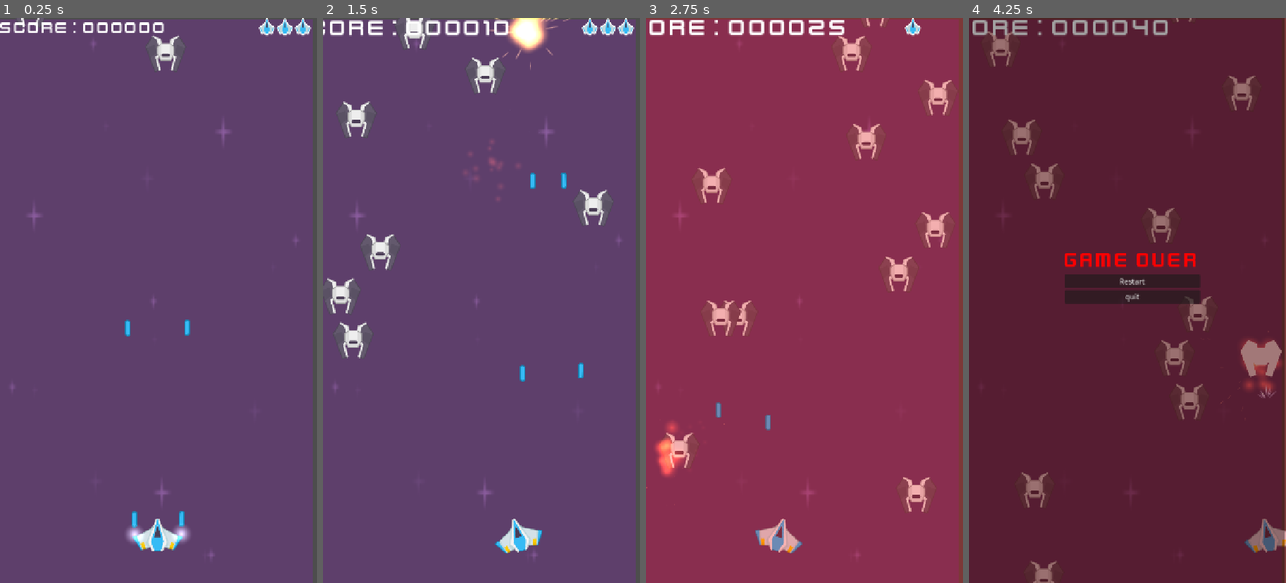
Above: before the commit, frames 1-4 (left to right).
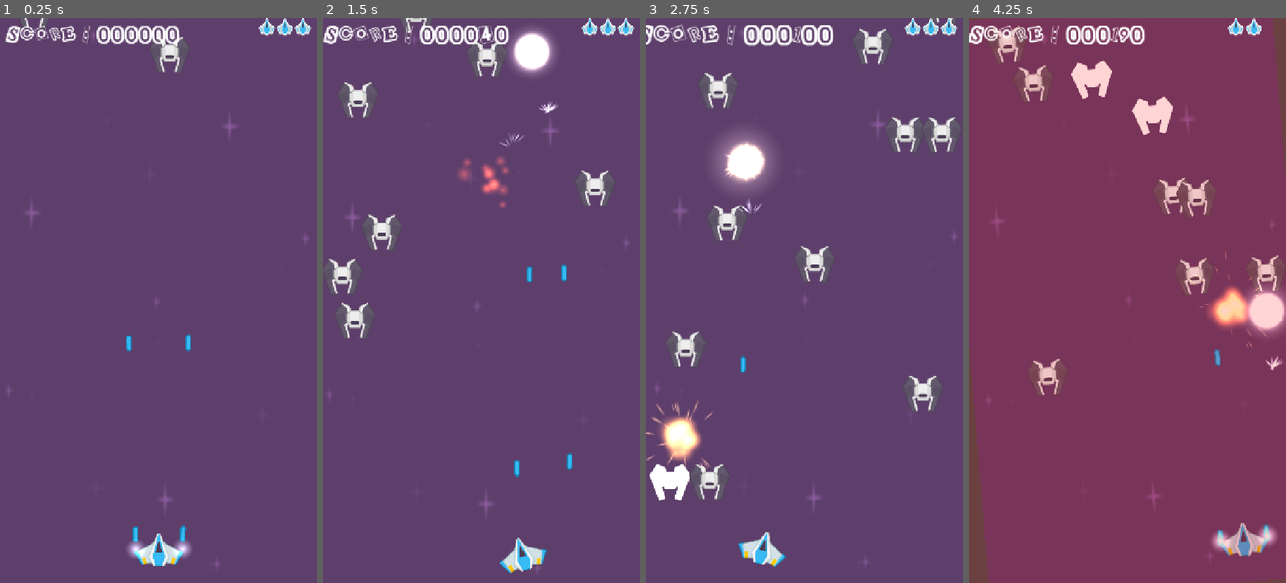
Above: after the commit, the same moments.

Repository: Arsene345/2D-Space-Shooter
Game: Godot game, scene res://Scenes/main.tscn
Same seed, same stepped clock (60 frames per second), same inputs: the game is played once before the commit and once after it.
Inputs (mouse positions are in pixels of both pictures, inside the frame that each line leads up to):
- Up to frame 1 (0.25 s): no input
- Up to frame 2 (1.5 s): move the mouse to (551, 272) at 0.52 s; hold D (move_right) 0.53-1.28 s; hold Right mouse button (touch) 0.53-1.28 s; move the mouse to (418, 328) at 1.27 s; hold Q (move_left) from 1.28 s (still down); right-click (418, 328) at 1.35 s
- Up to frame 3 (2.75 s): move the mouse to (836, 176) at 2.02 s; release Q (move_left) at 2.03 s; hold D (move_right) from 2.03 s (still down); hold Right mouse button (touch) from 2.03 s (still down)
- Up to frame 4 (4.25 s): move the mouse to (1111, 413) at 2.77 s; release Right mouse button (touch) at 2.78 s; right-click (1111, 413) at 2.85 s; move the mouse to (1222, 385) at 3.52 s; release D (move_right) at 3.53 s; hold Q (move_left) from 3.53 s (still down); hold Right mouse button (touch) from 3.53 s (still down)

The runs differ from the first frame. In frame 1, 4.8% of the frame differs, in the area x 0-100%, y 0-100%; in frame 2, 9.7%; in frame 3, 100%; in frame 4, 99%.

Commit message:
tp2

Diff:
--- a/Scenes/hud.tscn
+++ b/Scenes/hud.tscn
@@ -1,12 +1,11 @@
 [gd_scene format=3 uid="uid://bb830e54nxi8f"]
 
-[ext_resource type="FontFile" uid="uid://kebcj1dqllk2" path="res://KennyAssets/SpaceShooterRedux/Bonus/kenvector_future.ttf" id="1_e0onf"]
 [ext_resource type="Script" uid="uid://djvgjhj4s1ht2" path="res://Scripts/hud.gd" id="1_fccik"]
 [ext_resource type="Texture2D" uid="uid://ke4fw61ral4" path="res://KennyAssets/SpaceShooterRedux/UI/playerLife2_blue.png" id="3_bjfho"]
-[ext_resource type="FontFile" uid="uid://b3j7o4edhsp11" path="res://KennyAssets/SpaceShooterRedux/Bonus/kenvector_future_thin.ttf" id="4_6fbih"]
+[ext_resource type="FontFile" uid="uid://donb4f0ct4uf1" path="res://KennyAssets/SpaceShooterRedux/Bonus/Persona5MenuFontPrototype-Regular.ttf" id="4_6fbih"]
 
 [sub_resource type="LabelSettings" id="LabelSettings_lysp3"]
-font = ExtResource("1_e0onf")
+font = ExtResource("4_6fbih")
 font_size = 38
 
 [sub_resource type="LabelSettings" id="LabelSettings_splcb"]
@@ -24,8 +23,10 @@
 color = Color(1, 0, 0, 0)
 
 [node name="Label" type="Label" parent="." unique_id=952856700]
-offset_right = 40.0
-offset_bottom = 23.0
+offset_left = 13.0
+offset_top = 18.0
+offset_right = 408.0
+offset_bottom = 57.0
 text = "SCORE : 000000"
 label_settings = SubResource("LabelSettings_lysp3")
 
@@ -66,14 +67,19 @@
 
 [node name="VBoxContainer" type="VBoxContainer" parent="Control" unique_id=1932563138]
 layout_mode = 0
-offset_left = 121.0
-offset_right = 429.0
-offset_bottom = 128.0
+offset_left = -66.0
+offset_top = 13.0
+offset_right = 606.0
+offset_bottom = 191.0
 
 [node name="Label" type="Label" parent="Control/VBoxContainer" unique_id=1362313209]
 layout_mode = 2
-text = "Game Over"
+text = "Game Over
+
+
+"
 label_settings = SubResource("LabelSettings_splcb")
+horizontal_alignment = 1
 
 [node name="restart" type="Button" parent="Control/VBoxContainer" unique_id=806050755]
 layout_mode = 2
@@ -81,7 +87,25 @@
 
 [node name="quit" type="Button" parent="Control/VBoxContainer" unique_id=237515750]
 layout_mode = 2
-text = "quit"
+text = "quit
+
+
+
+
+
+"
+
+[node name="Label2" type="Label" parent="Control/VBoxContainer" unique_id=1840756424]
+layout_mode = 2
+text = "
+
+
+
+
+
+
+Tips : Deviens meilleur"
+label_settings = SubResource("LabelSettings_splcb")
 
 [connection signal="pressed" from="Control/VBoxContainer/restart" to="." method="_on_restart_pressed"]
 [connection signal="pressed" from="Control/VBoxContainer/quit" to="." method="_on_quit_pressed"]
--- a/Scenes/main.tscn
+++ b/Scenes/main.tscn
@@ -2,14 +2,20 @@
 
 [ext_resource type="Texture2D" uid="uid://dtnl7mrf7dbqe" path="res://KennyAssets/SpaceShooterRedux/Backgrounds/purple.png" id="1_0xm2m"]
 [ext_resource type="PackedScene" uid="uid://dfmwg5erisofx" path="res://Scenes/enemy_spawner.tscn" id="1_8gbba"]
-[ext_resource type="Script" uid="uid://bjunuhsyanxoj" path="res://Scripts/player.gd" id="2_1bvp3"]
+[ext_resource type="Script" uid="uid://yivkc7mri8tr" path="res://Scripts/camera_2d.gd" id="1_21xkr"]
 [ext_resource type="PackedScene" uid="uid://ctvxkerqdxsg0" path="res://Scenes/player.tscn" id="2_h2yge"]
 [ext_resource type="PackedScene" uid="uid://bb830e54nxi8f" path="res://Scenes/hud.tscn" id="2_kry3j"]
+[ext_resource type="AudioStream" uid="uid://dw8wakd7qt22o" path="res://KennyAssets/SpaceShooterRedux/Bonus/Duran Duran - INVISIBLE.mp3" id="6_21xkr"]
 
 [node name="Node" type="Node" unique_id=1680532942]
 
 [node name="Camera2D" type="Camera2D" parent="." unique_id=637702728]
-position = Vector2(364, 639)
+process_mode = 3
+position = Vector2(355, 636)
+scale = Vector2(0.7216969, 0.78451616)
+skew = 1.1588986
+ignore_rotation = false
+script = ExtResource("1_21xkr")
 
 [node name="Node2D" parent="." unique_id=1059334822 instance=ExtResource("1_8gbba")]
 position = Vector2(359, 138)
@@ -17,10 +23,13 @@
 [node name="HUD" parent="." unique_id=1170323552 instance=ExtResource("2_kry3j")]
 
 [node name="Background" type="Sprite2D" parent="." unique_id=1846760973]
-position = Vector2(357, 640.00006)
-scale = Vector2(2.7890625, 4.9843745)
+position = Vector2(355, 638.00006)
+scale = Vector2(2.919251, 5.1558294)
 texture = ExtResource("1_0xm2m")
 
 [node name="player" parent="." unique_id=1945209659 instance=ExtResource("2_h2yge")]
-position = Vector2(362, 1170)
-script = ExtResource("2_1bvp3")
+position = Vector2(356, 1201)
+
+[node name="AudioStreamPlayer2D" type="AudioStreamPlayer2D" parent="." unique_id=1766629525]
+stream = ExtResource("6_21xkr")
+autoplay = true
--- a/Scenes/player.tscn
+++ b/Scenes/player.tscn
@@ -2,13 +2,19 @@
 
 [ext_resource type="Texture2D" uid="uid://bp15nvo7hjehl" path="res://KennyAssets/SpaceShooterRedux/playerShip2_blue.png" id="1_4flbx"]
 [ext_resource type="PackedScene" uid="uid://cqfi1e1rmi1ss" path="res://Scenes/weapon.tscn" id="1_cvnsp"]
+[ext_resource type="Script" uid="uid://bjunuhsyanxoj" path="res://Scripts/player.gd" id="1_x3wgy"]
+[ext_resource type="PackedScene" path="res://Effects/explosion.tscn" id="2_3smsa"]
 [ext_resource type="PackedScene" uid="uid://dj4onxjx55pfm" path="res://Scenes/bullet.tscn" id="2_6t5aa"]
+[ext_resource type="AudioStream" uid="uid://bkr5j57irj1od" path="res://KennyAssets/SpaceShooterRedux/Bonus/Roblox Death Sound (Oof) - Sound Effect (HD).mp3" id="4_fkybt"]
+[ext_resource type="AudioStream" uid="uid://thv5iif720mq" path="res://KennyAssets/SpaceShooterRedux/Bonus/Lego yoda death sound.mp3" id="5_x3wgy"]
 
 [sub_resource type="RectangleShape2D" id="RectangleShape2D_lysp3"]
 size = Vector2(115, 77)
 
 [node name="player" type="Area2D" unique_id=1945209659]
 collision_mask = 0
+script = ExtResource("1_x3wgy")
+explosion_scene = ExtResource("2_3smsa")
 
 [node name="weapon2" parent="." unique_id=1512242907 instance=ExtResource("1_cvnsp")]
 position = Vector2(53, -3)
@@ -24,3 +30,16 @@
 [node name="CollisionShape2D" type="CollisionShape2D" parent="." unique_id=1630173612]
 position = Vector2(-0.5, -0.5)
 shape = SubResource("RectangleShape2D_lysp3")
+
+[node name="degat" type="AudioStreamPlayer2D" parent="." unique_id=2013887697]
+process_mode = 3
+stream = ExtResource("4_fkybt")
+
+[node name="death" type="AudioStreamPlayer2D" parent="." unique_id=1075806392]
+process_mode = 3
+stream = ExtResource("5_x3wgy")
+
+[node name="invincibilité" type="Timer" parent="." unique_id=2111119989]
+one_shot = true
+
+[connection signal="timeout" from="invincibilité" to="." method="_on_invincibilité_timeout"]
--- /dev/null
+++ b/Scripts/camera_2d.gd
@@ -0,0 +1,29 @@
+extends Camera2D
+
+@export var max_offser: Vector2 = Vector2(10.0,10.0)
+@export var max_rotation :float = 0.05
+@export var trauma_decay :float = 1.5
+
+var trauma:float = 0.0
+var trauma_power:float=2
+
+
+
+
+# Called when the node enters the scene tree for the first time.
+func _ready() -> void:
+	pass # Replace with function body.
+
+
+# Called every frame. 'delta' is the elapsed time since the previous frame.
+func _process(delta: float) -> void:
+	if trauma>0.0:
+		trauma = max(trauma - trauma_decay*delta,0.0)
+
+		var shake : float = pow(trauma,trauma_power)
+
+		offset = Vector2( (randf_range(-1.0,1.0)*max_offser.x),(randf_range(-1.0,1.0)* max_offser.y))
+		rotation= randf_range(-1.0,1.0)*max_rotation*shake
+
+func add_trauma(amount: float) -> void:
+	trauma = clamp(trauma + amount, 0.0, 2.5)
--- a/Scripts/enemy.gd
+++ b/Scripts/enemy.gd
@@ -7,6 +7,8 @@
 @export var knockback_force: float=100
 @export var explosion_fx : PackedScene
 @onready var enemy:Sprite2D=$Sprite2D
+@onready var cam: Camera2D=$"../Camera2D"
+
 
 
 
@@ -28,13 +30,16 @@
 
 	enemy.modulate=Color(10,10,10)
 	flash_timer.start()
+	GameManager.add_score(5)
+
 
 	if lp<=0:
 		var explosion:Node2D= explosion_fx.instantiate()
 		explosion.global_position=Vector2(global_position.x,global_position.y)
 		get_tree().current_scene.add_child(explosion)
-
-		GameManager.add_score(5)
+		cam.add_trauma(0.1)
+		GameManager.hitstop(0.1)
+		GameManager.add_score(10)
 
 		queue_free()
 	pass
--- a/Scripts/game_manager.gd
+++ b/Scripts/game_manager.gd
@@ -1,6 +1,7 @@
 extends Node
 
 var score :int=0
+var hitstop_id:int =0
 
 signal score_changed(score:int)
 
@@ -20,3 +21,16 @@
 	score=0
 	get_tree().reload_current_scene.call_deferred()
 	get_tree().paused=false
+
+func hitstop(duration:float)->void:
+	hitstop_id +=1
+	var current_id : int =hitstop_id
+	Engine.time_scale = 0.05
+	await get_tree().create_timer(
+		duration,
+		true,
+		false,
+		true
+	).timeout
+	if current_id == hitstop_id:
+		Engine.time_scale = 1.0
--- a/Scripts/player.gd
+++ b/Scripts/player.gd
@@ -3,10 +3,17 @@
 
 @export var speed: float  = 600.0
 @export var max_rotation:float=90
+@export var explosion_scene : PackedScene
+@onready var death_sound:AudioStreamPlayer2D=$death
+@onready var damage_sound:AudioStreamPlayer2D=$degat
+var is_invincible: bool = false
+var tween: Tween
+
 var screen_size: Vector2
 var acceleration: float=3000.0
 var velocity: Vector2=Vector2.ZERO
 var lp: int = 3
+@onready var cam: Camera2D=$"../Camera2D"
 # Called when the node enters the scene tree for the first time.
 
 
@@ -33,8 +40,38 @@
 		return direction
 
 func take_damage (amount:int)->void:
+	if is_invincible:
+		return
 	lp-=amount
 	GameManager.player_life_changed.emit(lp)
+	cam.add_trauma(80)
+	damage_sound.play()
+	GameManager.hitstop(0.1)
+	start_invincibility()
 	if (lp<=0):
+		death_sound.play()
+		var explosion:Node2D = explosion_scene.instantiate()
+		get_tree().current_scene.add_child(explosion)
+		explosion.global_position = global_position
+		explosion.scale = Vector2(2.0, 2.0)
+
 		GameManager.trigger_game_over()
 	pass
+
+func start_invincibility() -> void:
+	is_invincible = true
+	$"invincibilité".start()
+	tween = create_tween()
+	tween.set_loops()
+	tween.tween_property(self, "modulate:a", 0.2, 0.1)
+	tween.tween_property(self, "modulate:a", 1.0, 0.1)
+
+
+
+func _on_invincibilité_timeout() -> void:
+	is_invincible = false
+	modulate.a = 1.0
+	if tween and tween.is_running():
+		tween.kill()
+
+	tween = null
Not shown, added: KennyAssets/SpaceShooterRedux/Bonus/Duran Duran - INVISIBLE.mp3.import
Not shown, added: KennyAssets/SpaceShooterRedux/Bonus/Lego yoda death sound.mp3.import
Binary file added: KennyAssets/SpaceShooterRedux/Bonus/Persona5MenuFontPrototype-Regular.ttf
Not shown, added: KennyAssets/SpaceShooterRedux/Bonus/Persona5MenuFontPrototype-Regular.ttf.import
Not shown, added: KennyAssets/SpaceShooterRedux/Bonus/Roblox Death Sound (Oof) - Sound Effect (HD).mp3.import
Not shown, added: KennyAssets/SpaceShooterRedux/Effects/Lego yoda death sound.mp3.import
Not shown, added: Scripts/camera_2d.gd.uid
Not shown, added: export_presets.cfg
Not shown, added: KennyAssets/SpaceShooterRedux/Bonus/Duran Duran - INVISIBLE.mp3
Not shown, added: KennyAssets/SpaceShooterRedux/Bonus/Lego yoda death sound.mp3
Not shown, added: KennyAssets/SpaceShooterRedux/Bonus/Roblox Death Sound (Oof) - Sound Effect (HD).mp3
Not shown, added: KennyAssets/SpaceShooterRedux/Effects/Lego yoda death sound.mp3
